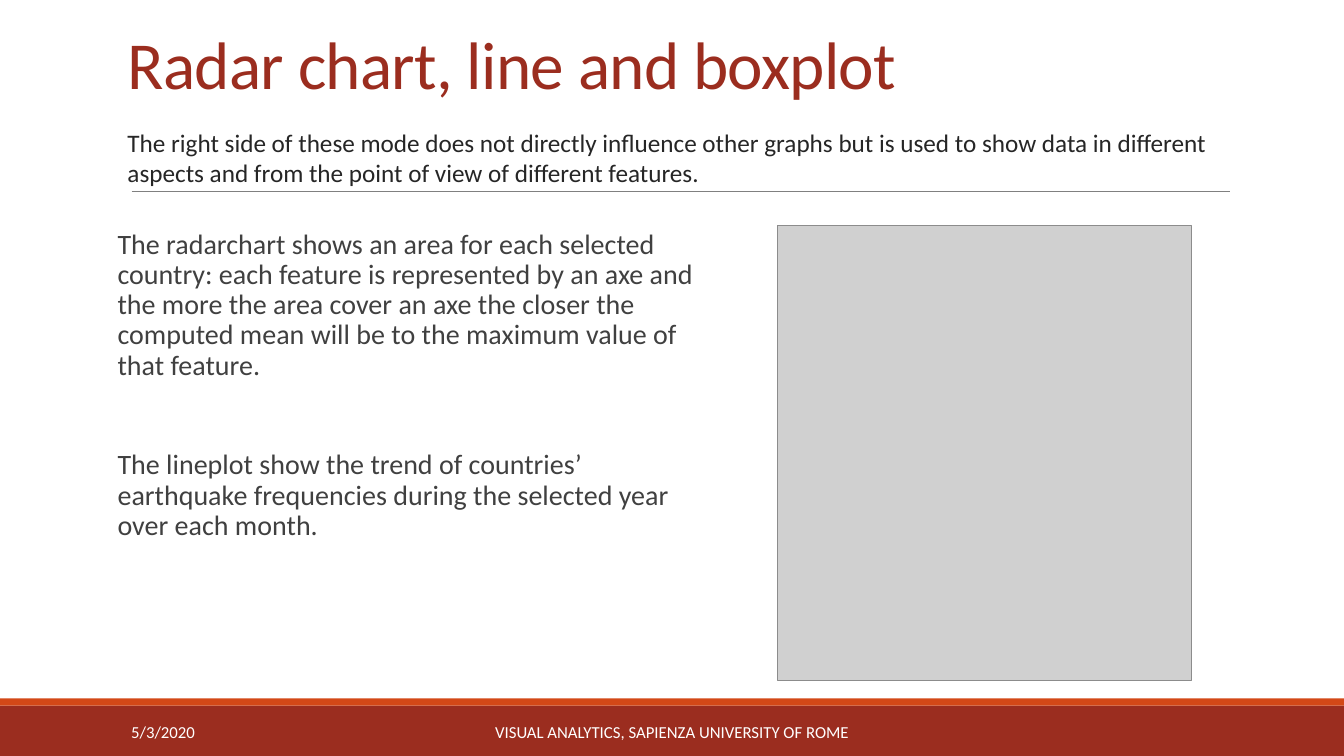
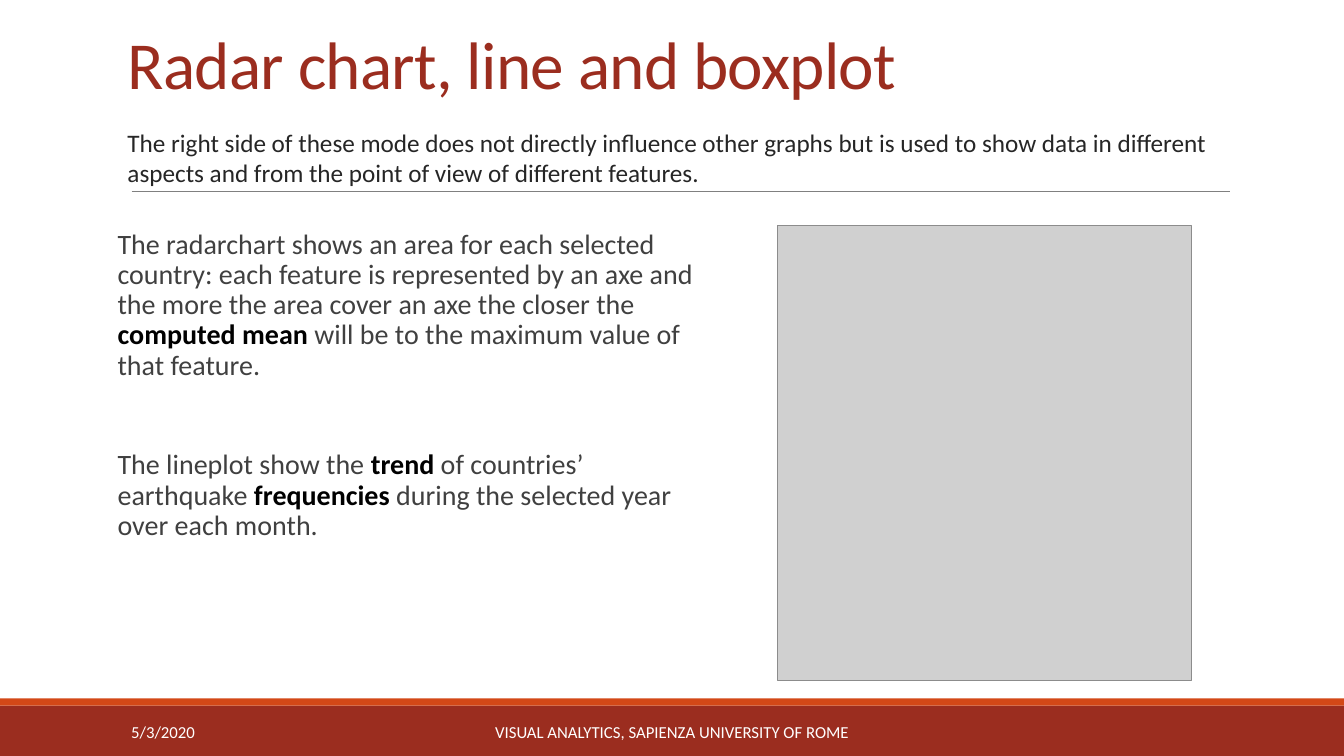
Before and after one commit to michaelcapponi/EarthquakesVA, a slide deck: slide 9 of docs/slides.pptx. Drawn at 1344x756 pixels with LibreOffice and Linux fonts; fonts in the diff are those of the drawing; grey boxes stand for pictures. Boxes give left, top, right and bottom in pixels: in the first picture for what was removed or moved away, otherwise in the second. Text is boxed around its words. In the diff, an @@ line names an element or a change of style, - is before the commit and + after.

```diff
--- a/docs/slides.pptx
+++ b/docs/slides.pptx
@@ text "The radarchart shows an area ..." at (118,234,693,535): text colour #404040 to #000000, bold on in "computed mean", "trend frequencies" @@
```
Also in this commit, not shown: 8 other slides changed, 2 other files.
